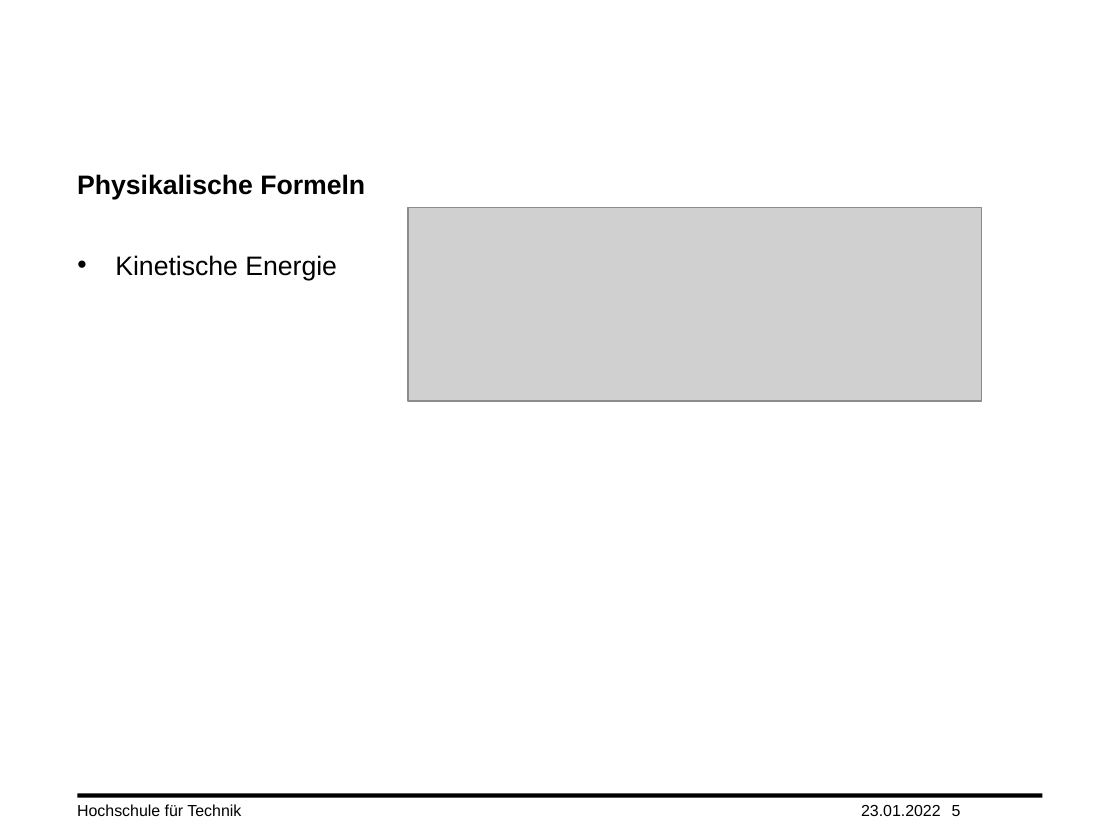
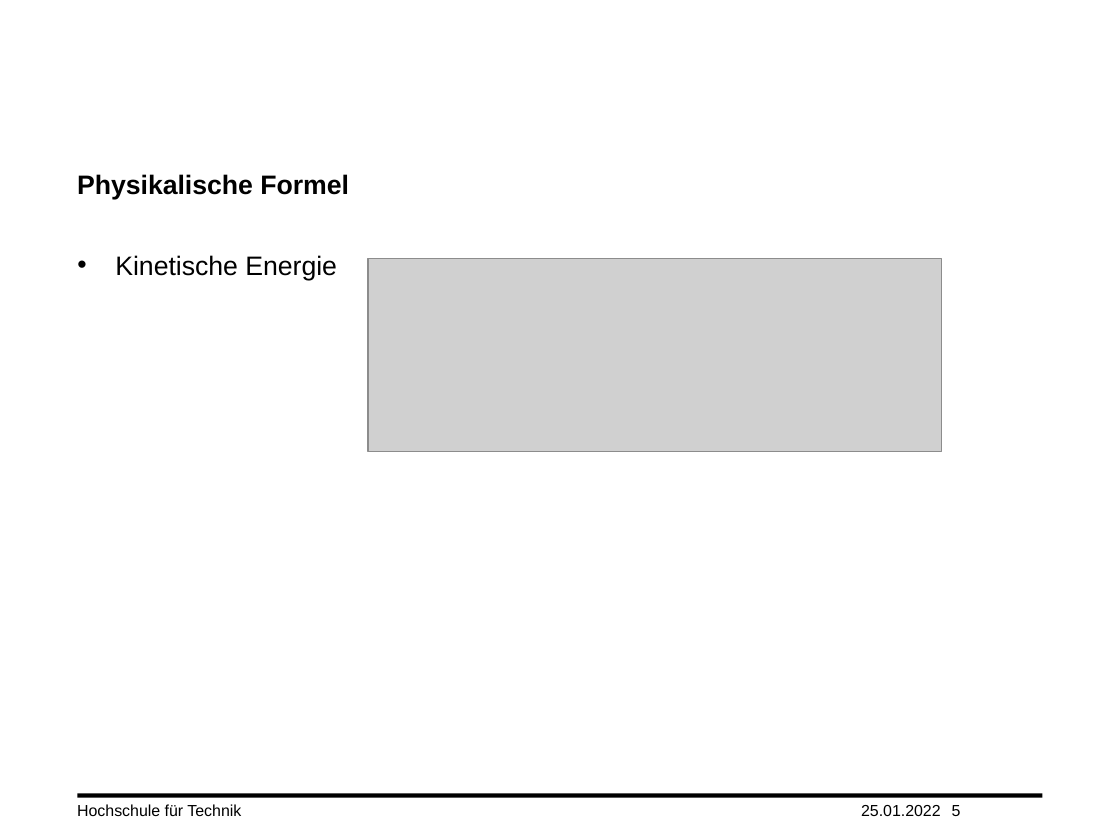
Before and after one commit to tmandelz/Steinschlag-Wahrscheinlichkeit, a slide deck: slide 5 of Präsentation/Vorgehen.pptx. Drawn at 1120x840 pixels with LibreOffice and Linux fonts; fonts in the diff are those of the drawing; grey boxes stand for pictures; background and template pictures are left out. Boxes give left, top, right and bottom in pixels: in the first picture for what was removed or moved away, otherwise in the second. Text is boxed around its words. In the diff, an @@ line names an element or a change of style, - is before the commit and + after.

Commit message:
update pp4

```diff
--- a/Präsentation/Vorgehen.pptx
+++ b/Präsentation/Vorgehen.pptx
@@ title at <box>77,174,349,199</box>: text changed @@
-Physikalische Formeln
+Physikalische Formel
@@ picture: place and size @@
-picture at <box>408,208,981,401</box>
+picture at <box>368,259,940,452</box>
@@ text at <box>861,805,941,816</box>: text changed @@
-23.01.2022
+25.01.2022
```
Also in this commit, not shown: 14 other slides changed.
